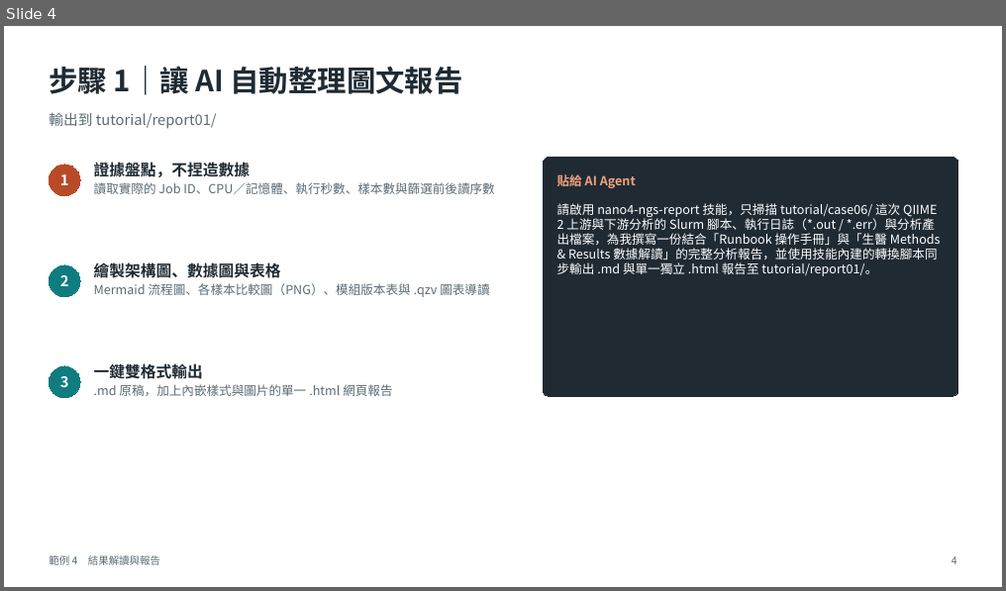
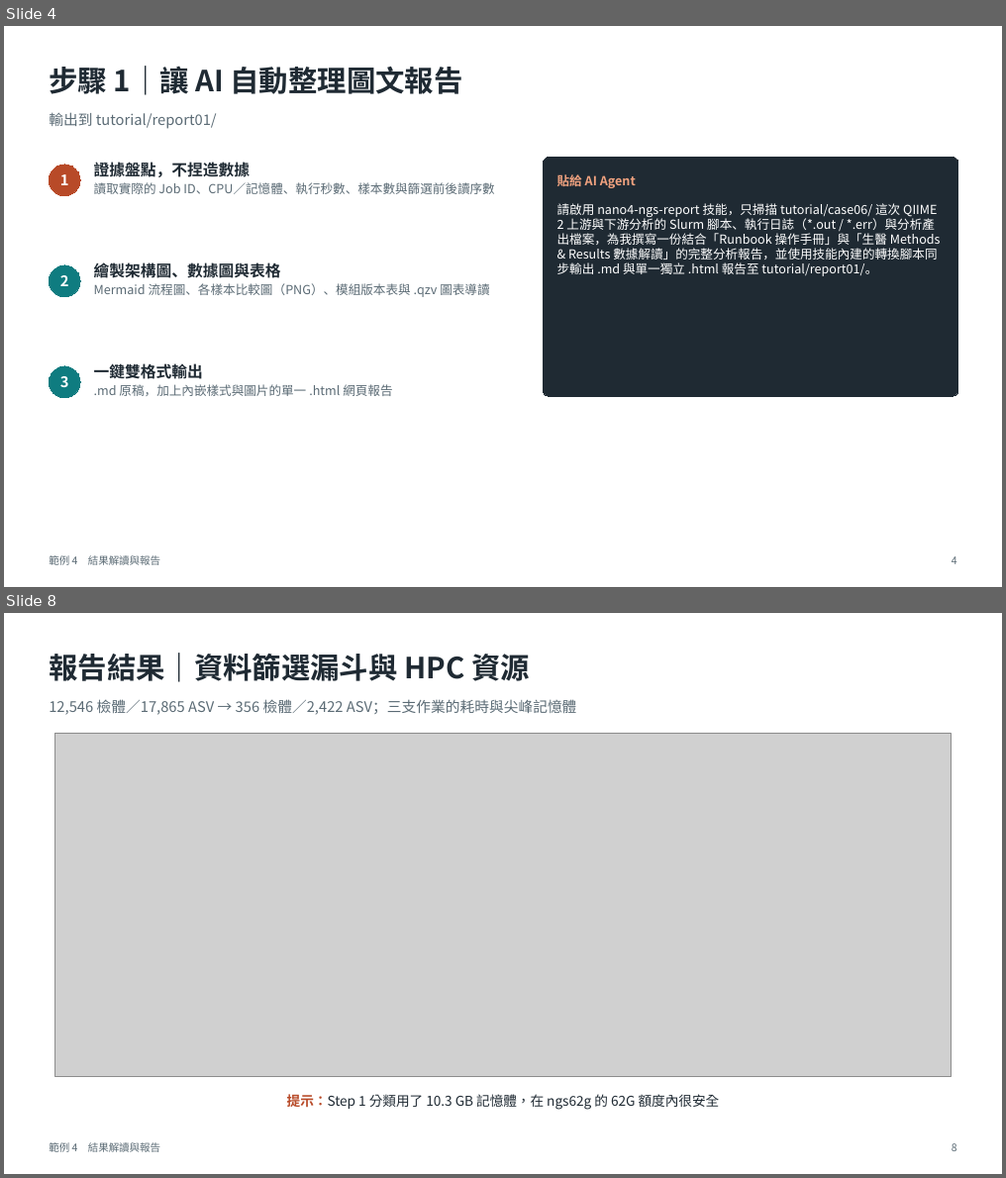
Before and after one commit to gemini960114/nano4-ngs-slurm-skill, a slide deck: PPTX/4_結果解讀與圖文報告.pptx. Shown one above the other, each under a label of ours: slide 4 before the commit, slides 4 and 8 after it; the slides between them are not shown. The pictures are 1006x591 and 1006x1178 pixels, drawn with LibreOffice and Linux fonts; fonts in the diff are those of the drawing; grey boxes stand for pictures. Boxes give left, top, right and bottom in pixels: in the first picture for what was removed or moved away, otherwise in the second. Text is boxed around its words. In the diff, an @@ line names an element or a change of style, - is before the commit and + after.

```diff
--- a/PPTX/4_結果解讀與圖文報告.pptx
+++ b/PPTX/4_結果解讀與圖文報告.pptx
@@ slide 8 added at bbox=[4, 613, 1002, 1174], background #FFFFFF @@
@@ text added at bbox=[49, 653, 530, 682], 28 pt, text #1F2A33, bold @@
+報告結果｜資料篩選漏斗與 HPC 資源
@@ text added at bbox=[49, 699, 577, 715], 14 pt, text #5B6B75 @@
+12,546 檢體／17,865 ASV → 356 檢體／2,422 ASV；三支作業的耗時與尖峰記憶體
@@ picture added at bbox=[54, 733, 950, 1077] @@
@@ text added at bbox=[287, 1094, 720, 1110], 13 pt, text #1F2A33 @@
+提示：Step 1 分類用了 10.3 GB 記憶體，在 ngs62g 的 62G 額度內很安全
@@ text added at bbox=[49, 1143, 160, 1153], 10 pt, text #5B6B75 @@
+範例 4 結果解讀與報告
@@ text added at bbox=[951, 1144, 957, 1152], 10 pt, text #5B6B75 @@
+8
```
Also in this commit, not shown: 5 slides changed, 5 other slides added, 4 other files.
